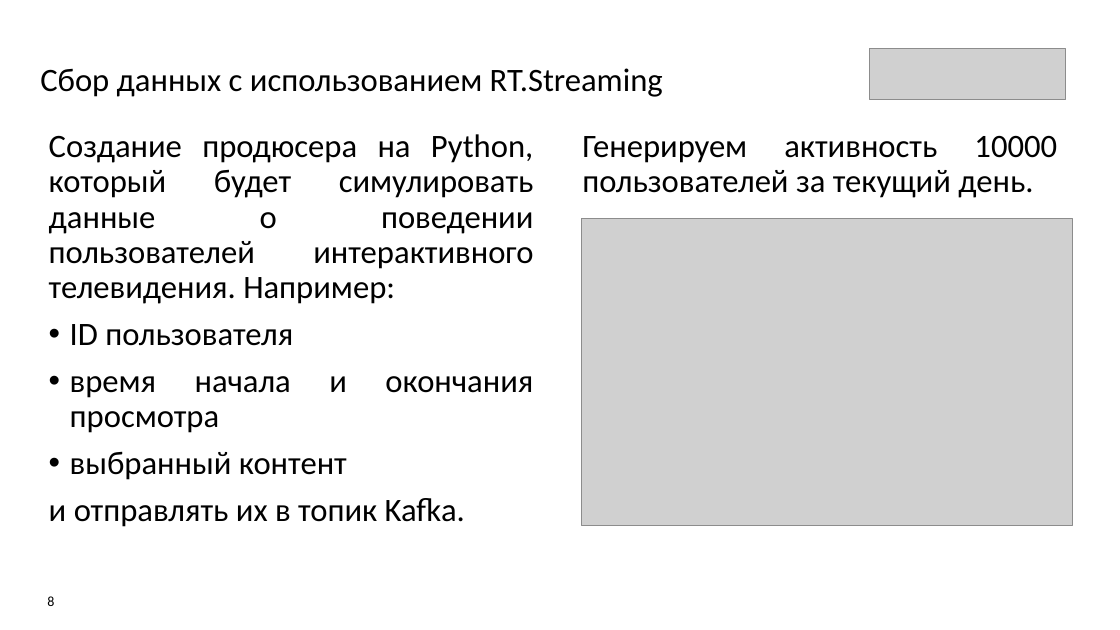
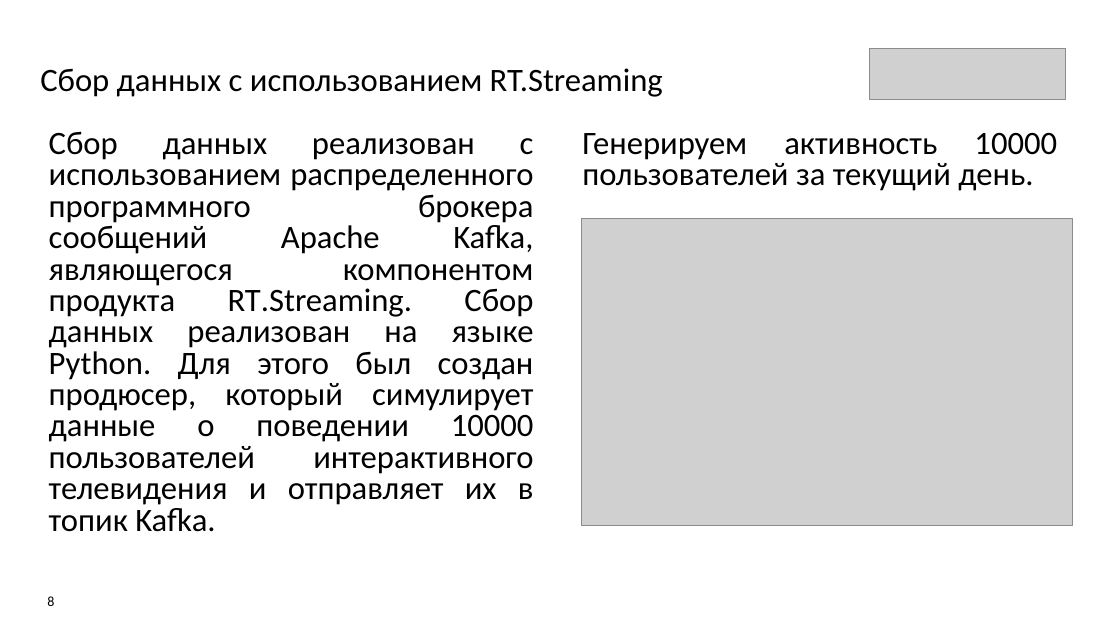
Before and after one commit to Olmeor/Data-engineer_Rostelecom_programming_school, a slide deck: slide 8 of Сertification/presentation.pptx. Drawn at 1120x630 pixels with LibreOffice and Linux fonts; fonts in the diff are those of the drawing; grey boxes stand for pictures. Boxes give left, top, right and bottom in pixels: in the first picture for what was removed or moved away, otherwise in the second. Text is boxed around its words. In the diff, an @@ line names an element or a change of style, - is before the commit and + after.

```diff
--- a/Сertification/presentation.pptx
+++ b/Сertification/presentation.pptx
@@ text at [49, 131, 534, 532]: text changed @@
-Создание продюсера на Python, который будет симулировать данные о поведении пользователей интерактивного телевидения. Например:
-• ID пользователя
-• время начала и окончания просмотра
-• выбранный контент
-и отправлять их в топик Kafka.
+Сбор данных реализован с использованием распределенного программного брокера сообщений Apache Kafka, являющегося компонентом продукта RT.Streaming. Сбор данных реализован на языке Python. Для этого был создан продюсер, который симулирует данные о поведении 10000 пользователей интерактивного телевидения и отправляет их в топик Kafka.
@@ text "Генерируем активность 10000 пользователей за ..." at [582, 132, 1057, 191]: line spacing 0.9 to 0.8 @@
```
Also in this commit, not shown: 4 other slides changed, 1 other file.
